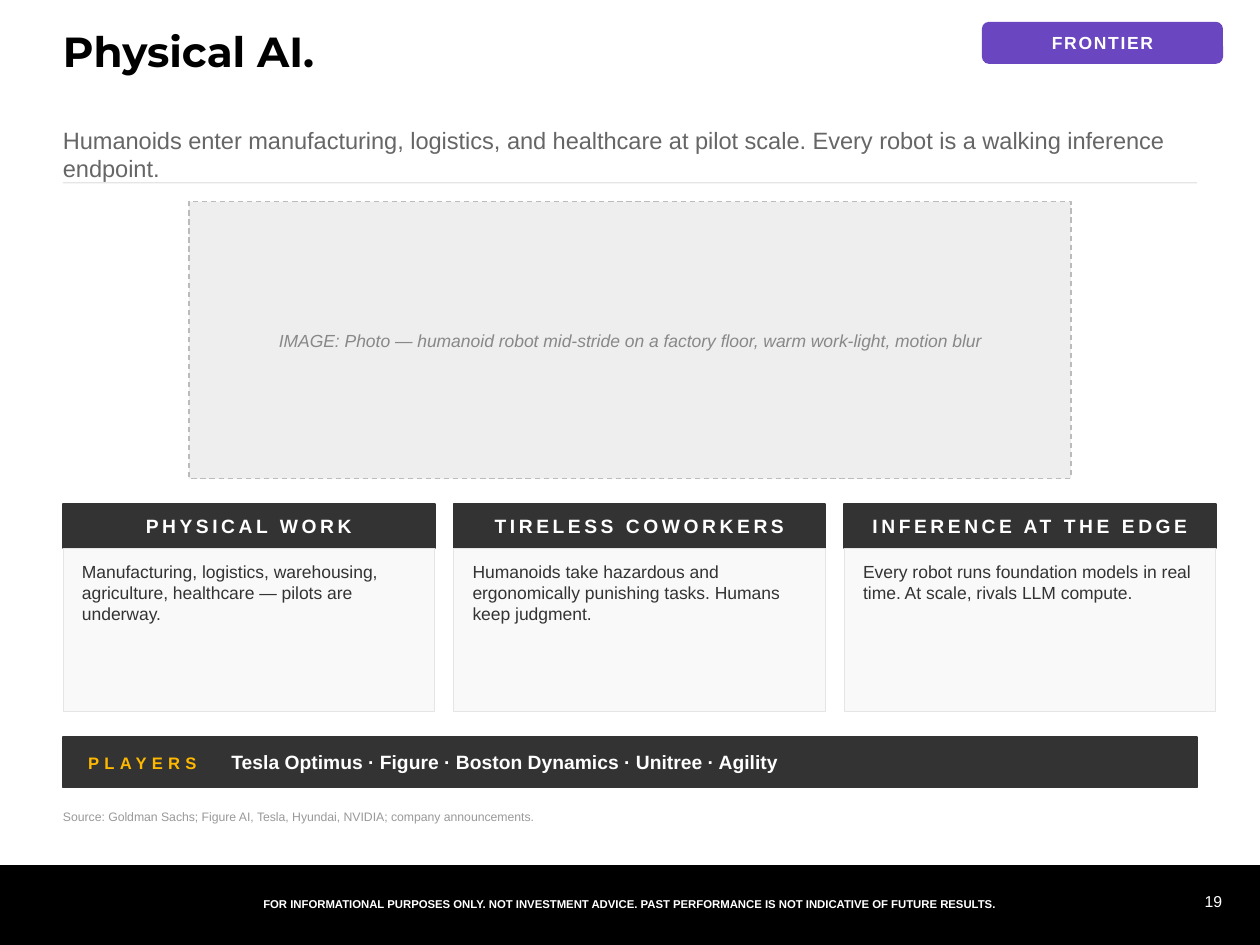
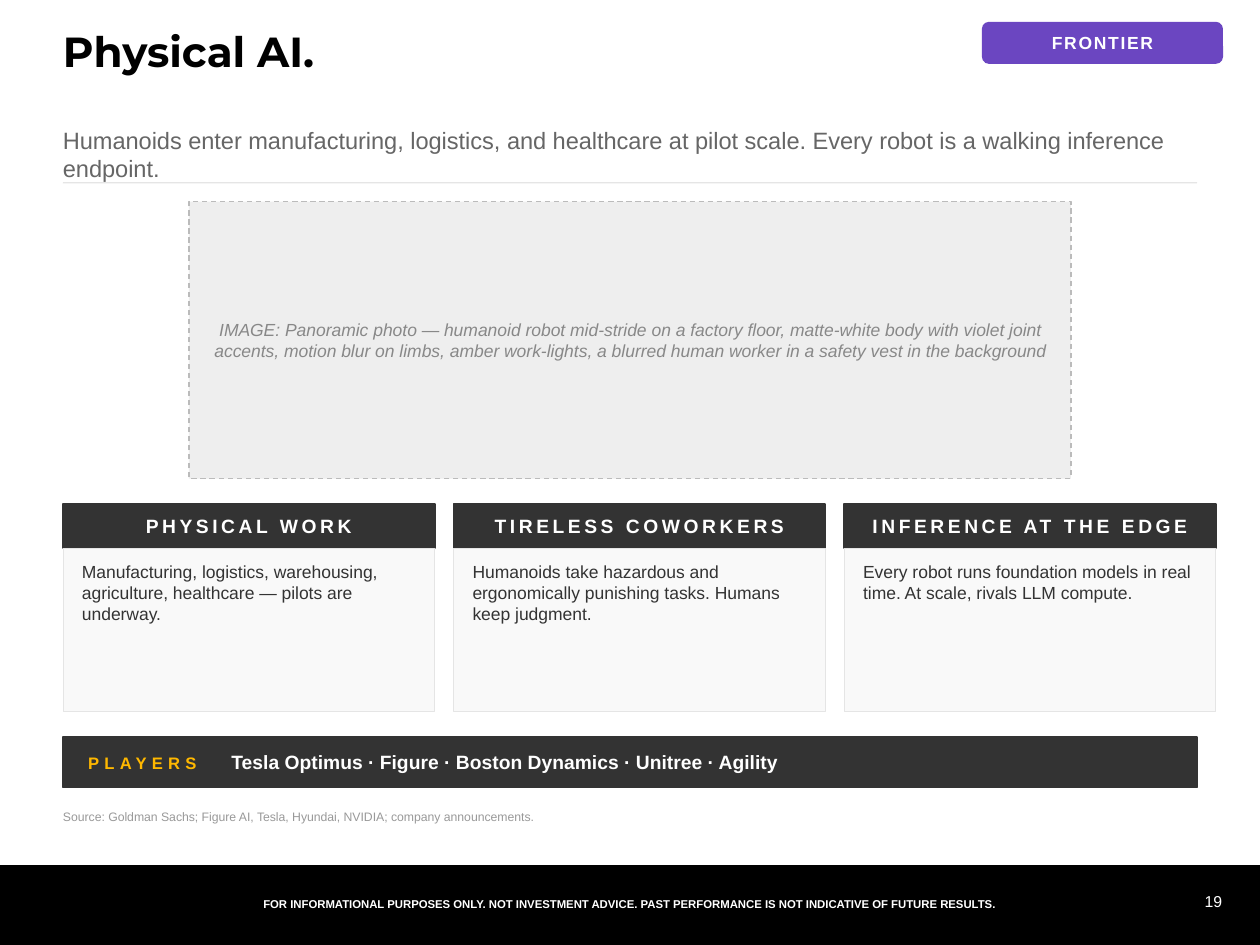
Before and after one commit to samuelcmcclellan-cell/ai-markets-deck, a slide deck: slide 19 of ai-markets-deck.pptx. Drawn at 1260x945 pixels with LibreOffice and Linux fonts; fonts in the diff are those of the drawing. Boxes give left, top, right and bottom in pixels: in the first picture for what was removed or moved away, otherwise in the second. Text is boxed around its words. In the diff, an @@ line names an element or a change of style, - is before the commit and + after.

```diff
--- a/ai-markets-deck.pptx
+++ b/ai-markets-deck.pptx
@@ text at [214, 323, 1046, 361]: text changed @@
-IMAGE: Photo — humanoid robot mid-stride on a factory floor, warm work-light, motion blur
+IMAGE: Panoramic photo — humanoid robot mid-stride on a factory floor, matte-white body with violet joint accents, motion blur on limbs, amber work-lights, a blurred human worker in a safety vest in the background
```
Also in this commit, not shown: 7 other slides changed, 10 other files.
